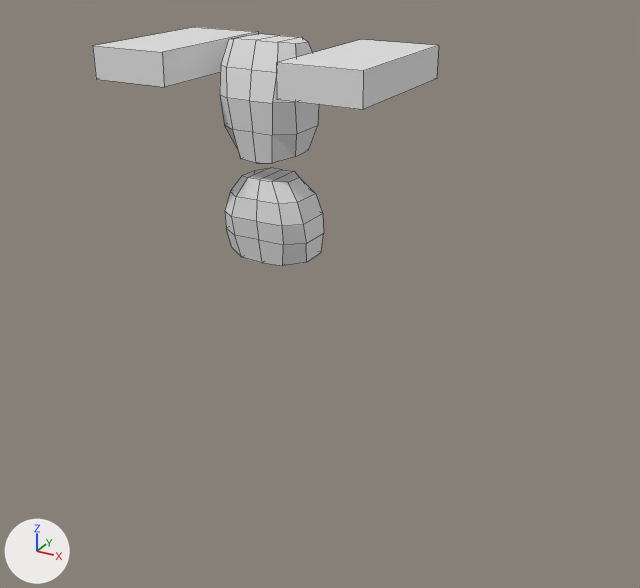
Two versions of the Blender file Blender files/Character.blend, one commit apart.
Camera for both pictures: a 50 mm camera at (6.52, -10.44, 4.82) aimed at (0.58, 0.38, -0.58). The lights are fixed; the arrows at lower left show +X, +Y and +Z. Mesh edges are drawn as thin lines.
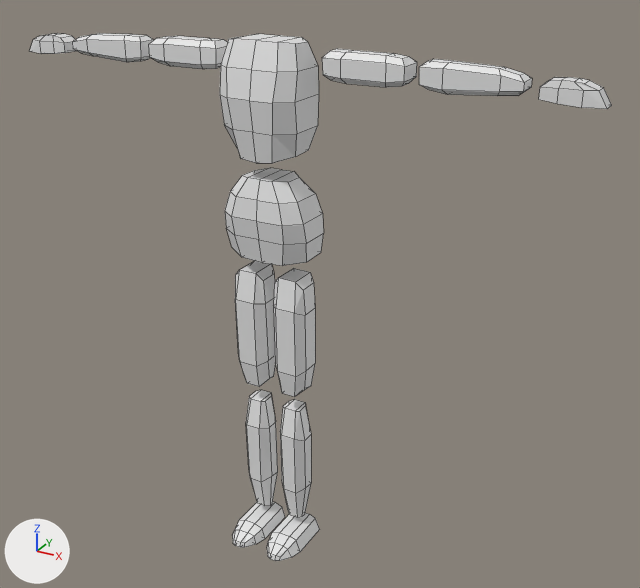
Boxes (x1, y1, x2, y2) around the edits, measured in the pictures (640 x 588 px):
'Cube', reshaped (68% wider, 120% taller)
    before: (93, 27, 439, 266)
    after: (30, 33, 612, 561)
part 1 of me_cube_004, added
    after: (149, 36, 417, 87)
part 2 of me_cube_004, added
    after: (72, 33, 532, 96)
part 3 of me_cube_004, added
    after: (235, 261, 315, 397)
part 4 of me_cube_004, added
    after: (246, 390, 311, 517)
part 5 of me_cube_004, added
    after: (232, 502, 320, 561)
part 6 of me_cube_004, added
    after: (30, 33, 612, 109)
part 7 of me_cube_004, deleted
    before: (93, 27, 439, 109)

The change, as a list of edits to the scene's bpy script:
```text
Change me_cube_004:
    used by ob_cube; location = (0.0, 0.0, 0.0)
    verts and faces of me_cube_004; kept vertices keep their numbers, new ones are numbered from 68
    before: 60 (2.01, 1.07, 3.09) at pixel (438, 45), 61 (2.01, 1.07, 2.65) at pixel (436, 78), 62 (2.01, -1.21, 3.09) at pixel (363, 70), 63 (2.01, -1.21, 2.65) at pixel (362, 109), 64 (0.85, 1.07, 3.09) at pixel (361, 39)
    before: 65 (0.85, 1.07, 2.65), 66 (0.85, -1.21, 3.09) at pixel (276, 62), 67 (0.85, -1.21, 2.65) at pixel (276, 99)
    remove me_cube_004.from_pydata(...)  # 68 vertices, 54 faces; spans x 0.0..2.01, y -1.21..1.07, z 0.05..3.19
    add me_cube_004.from_pydata(...)  # 244 vertices, 220 faces; spans x 0.0..4.51, y -0.78..0.48, z -4.89..3.19
    me_cube_004 part 1: a new loose piece of 32 vertices spanning x 0.84..2.01, y -0.05..0.35, z 2.67..3.07
    me_cube_004 part 2: a new loose piece of 32 vertices spanning x 2.2..3.53, y -0.01..0.31, z 2.66..3.05
    me_cube_004 part 3: a new loose piece of 32 vertices spanning x 0.07..0.62, y -0.29..0.29, z -2.13..-0.19
    me_cube_004 part 4: a new loose piece of 32 vertices spanning x 0.1..0.55, y -0.22..0.26, z -4.51..-2.43
    me_cube_004 part 5: a new loose piece of 32 vertices spanning x 0.05..0.63, y -0.78..0.26, z -4.89..-4.65
    me_cube_004 part 6: a new loose piece of 24 vertices spanning x 3.72..4.51, y 0.01..0.29, z 2.67..2.96
    me_cube_004 part 7
    add delete_vertices([*range(60, 68)])  # with the faces that use them
```
